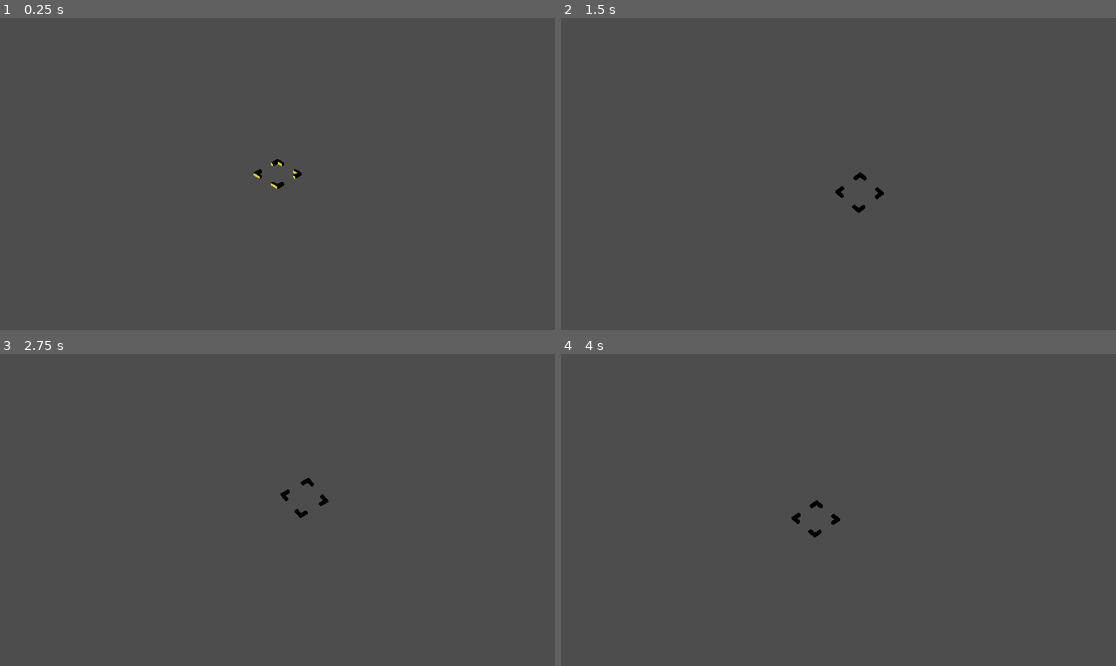
Above: before the commit, frames 1-4 (two rows, left to right).
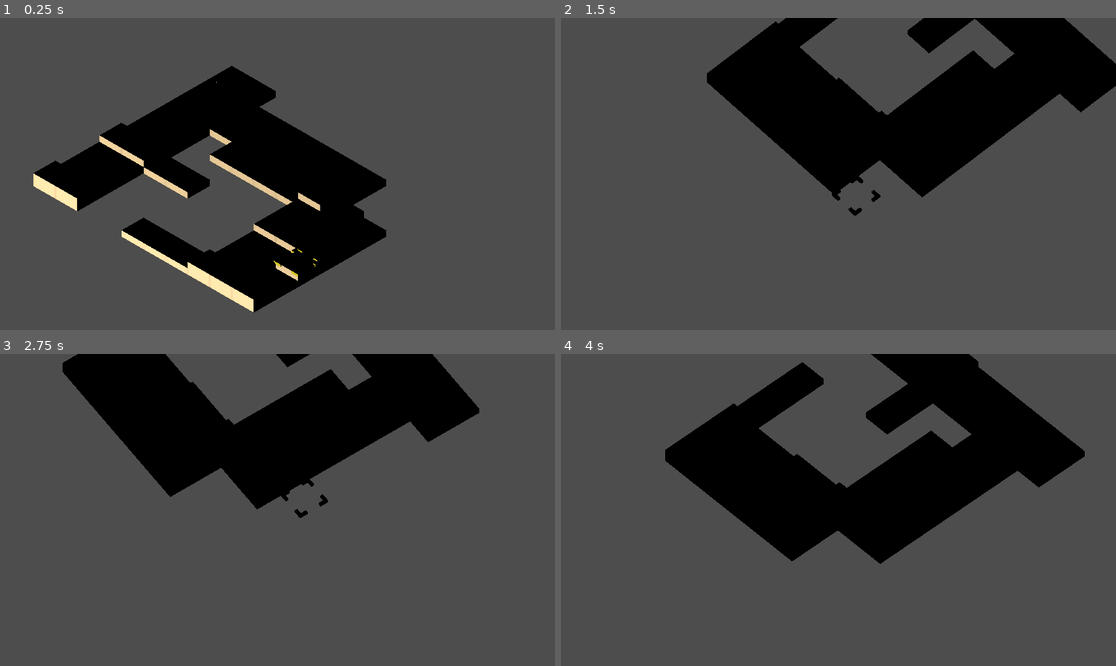
Above: after the commit, the same moments.

Repository: cyntrist/GodotTactics
Game: Godot game, scene res://Scenes/Battle.tscn
Two runs of this game, one before a commit and one after it. Both use one fixed random seed, a clock stepped at 60 frames per second and the inputs below. This scene is started directly instead of the project's main scene.
Inputs (mouse positions are in pixels of both pictures, inside the frame that each line leads up to):
- Up to frame 1 (0.25 s): no input
- Up to frame 2 (1.5 s): tap Enter (fire_1) at 0.5 s; move the mouse to (960, 158) at 0.52 s; hold D (move_right) 0.53-1.28 s; hold Right mouse button (camera_activate) 0.53-1.28 s; move the mouse to (727, 189) at 1.27 s; hold S (move_down) from 1.28 s (still down); tap K (camera_down) at 1.35 s
- Up to frame 3 (2.75 s): move the mouse to (333, 441) at 2.02 s; release S (move_down) at 2.03 s; hold D (move_right) from 2.03 s (still down); tap J (camera_left) at 2.1 s
- Up to frame 4 (4 s): move the mouse to (810, 572) at 2.77 s; release D (move_right) at 2.78 s; hold W (move_up) 2.78-3.53 s; tap L (camera_right) at 2.85 s; move the mouse to (1005, 556) at 3.52 s; hold A (move_left) from 3.53 s (still down); tap I (camera_up) at 3.6 s

The runs differ from the first frame. In frame 1, 21% of the frame differs, in the area x 6-70%, y 15-95%; in frame 2, 22%; in frame 3, 19%; in frame 4, 24%, in the area x 18-95%, y 0-68%.

Commit message:
part 4 state machine

Diff:
--- a/GodotProject/Scenes/Battle.tscn
+++ b/GodotProject/Scenes/Battle.tscn
@@ -2,17 +2,31 @@
 
 [ext_resource type="Script" uid="uid://fbg1mird7j24" path="res://Scripts/Controller/BattleController.gd" id="1_wvl2i"]
 [ext_resource type="Script" uid="uid://46x3meve2to0" path="res://Scripts/Controller/InputController.gd" id="2_2h7oj"]
+[ext_resource type="Script" uid="uid://dbhjtqwc0wiaf" path="res://Scripts/Controller/Battle States/InitBattleState.gd" id="2_8teo4"]
+[ext_resource type="Script" uid="uid://c60esj4bwtdot" path="res://Scripts/Common/State Machine/StateMachine.gd" id="2_c5ef4"]
 [ext_resource type="Script" uid="uid://dqsf58gu1fb32" path="res://Scripts/PreProduction/BoardCreator.gd" id="2_vr6xi"]
+[ext_resource type="Script" uid="uid://cgvcj6ih46syl" path="res://Scripts/Controller/Battle States/MoveTargetState.gd" id="3_c5ef4"]
 [ext_resource type="Script" uid="uid://cpd4ods38k828" path="res://Scripts/Controller/CameraController.gd" id="4_1samx"]
-[ext_resource type="Script" uid="uid://darkkl3re0sj4" path="res://Scripts/Test/test.gd" id="5_p46lj"]
 
 [node name="Battle" type="Node3D" unique_id=578672256]
 
-[node name="Battle Controller" type="Node" parent="." unique_id=925921865 node_paths=PackedStringArray("board", "inputController", "cameraController")]
+[node name="Battle Controller" type="Node" parent="." unique_id=925921865 node_paths=PackedStringArray("board", "inputController", "cameraController", "stateMachine", "startState")]
 script = ExtResource("1_wvl2i")
 board = NodePath("Board")
 inputController = NodePath("Input Controller")
 cameraController = NodePath("Camera Controller")
+stateMachine = NodePath("State Machine")
+startState = NodePath("State Machine/Init Battle State")
+
+[node name="State Machine" type="Node" parent="Battle Controller" unique_id=625778923]
+script = ExtResource("2_c5ef4")
+
+[node name="Init Battle State" type="Node" parent="Battle Controller/State Machine" unique_id=195289145 node_paths=PackedStringArray("moveTargetState")]
+script = ExtResource("2_8teo4")
+moveTargetState = NodePath("../Move Target State")
+
+[node name="Move Target State" type="Node" parent="Battle Controller/State Machine" unique_id=974689967]
+script = ExtResource("3_c5ef4")
 
 [node name="Input Controller" type="Node" parent="Battle Controller" unique_id=1517775249]
 script = ExtResource("2_2h7oj")
@@ -35,6 +49,3 @@
 transform = Transform3D(1, 0, 0, 0, 1, 0, 0, 0, 1, 0, 0, 10)
 projection = 1
 size = 10.0
-
-[node name="Test" type="Node" parent="Battle Controller" unique_id=80853708]
-script = ExtResource("5_p46lj")
--- /dev/null
+++ b/GodotProject/Scripts/Common/State Machine/State.gd
@@ -0,0 +1,17 @@
+class_name State
+extends Node
+
+func Enter():
+	AddListeners()
+
+func Exit():
+	RemoveListeners()
+
+func _exit_tree():
+	RemoveListeners()
+
+func AddListeners():
+	pass
+
+func RemoveListeners():
+	pass
--- /dev/null
+++ b/GodotProject/Scripts/Common/State Machine/StateMachine.gd
@@ -0,0 +1,16 @@
+class_name StateMachine
+extends Node
+
+var _currentState: State
+
+func ChangeState(newState: State) -> void:
+	if _currentState == newState:
+		return
+
+	if _currentState:
+		_currentState.Exit()
+
+	_currentState = newState
+
+	if _currentState:
+		_currentState.Enter()
--- /dev/null
+++ b/GodotProject/Scripts/Controller/Battle States/BattleState.gd
@@ -0,0 +1,42 @@
+extends State
+class_name BattleState
+
+var _owner: BattleController
+
+func _ready():
+	_owner = get_node("../../")
+
+func AddListeners():
+	_owner.inputController.cameraZoomEvent.connect(Zoom)
+	_owner.inputController.cameraRotateEvent.connect(Orbit)
+	_owner.inputController.moveEvent.connect(OnMove)
+	_owner.inputController.fireEvent.connect(OnFire)
+	_owner.inputController.quitEvent.connect(OnQuit)
+
+func RemoveListeners():
+	_owner.inputController.cameraZoomEvent.disconnect(Zoom)
+	_owner.inputController.cameraRotateEvent.disconnect(Orbit)
+	_owner.inputController.moveEvent.disconnect(OnMove)
+	_owner.inputController.fireEvent.disconnect(OnFire)
+	_owner.inputController.quitEvent.disconnect(OnQuit)
+
+func OnMove(e:Vector2i):
+	pass
+
+func OnFire(e:int):
+	pass
+
+func SelectTile(p:Vector2i):
+	if _owner.board.pos == p:
+		return
+
+	_owner.board.pos = p
+
+func OnQuit():
+	get_tree().quit()
+
+func Zoom(scroll: int):
+	pass
+
+func Orbit(direction: Vector2):
+	pass
--- /dev/null
+++ b/GodotProject/Scripts/Controller/Battle States/InitBattleState.gd
@@ -0,0 +1,17 @@
+extends BattleState
+@export var moveTargetState: State
+
+func Enter():
+	super()
+	Init()
+
+func Init():
+	var saveFile = _owner.board.savePath + _owner.board.fileName
+	_owner.board.LoadMap(saveFile)
+
+	var p:Vector2i = _owner.board.tiles.keys()[0]
+	SelectTile(p)
+
+	_owner.cameraController.setFollow(_owner.board.marker)
+
+	_owner.stateMachine.ChangeState(moveTargetState)
--- /dev/null
+++ b/GodotProject/Scripts/Controller/Battle States/MoveTargetState.gd
@@ -0,0 +1,14 @@
+extends BattleState
+
+func OnMove(e:Vector2i):
+	var rotatedPoint = _owner.cameraController.AdjustedMovement(e)
+	SelectTile(rotatedPoint + _owner.board.pos)
+
+func OnFire(e:int):
+	print("Fire: " + str(e))
+
+func Zoom(scroll: int):
+	_owner.cameraController.Zoom(scroll)
+
+func Orbit(direction: Vector2):
+	_owner.cameraController.Orbit(direction)
--- a/GodotProject/Scripts/Controller/BattleController.gd
+++ b/GodotProject/Scripts/Controller/BattleController.gd
@@ -4,3 +4,8 @@
 @export var board: BoardCreator
 @export var inputController: InputController
 @export var cameraController: CameraController
+@export var stateMachine: StateMachine
+@export var startState: State
+
+func _ready():
+	stateMachine.ChangeState(startState)
--- a/GodotProject/Scripts/Controller/CameraController.gd
+++ b/GodotProject/Scripts/Controller/CameraController.gd
@@ -1,7 +1,6 @@
 extends Node
 class_name CameraController
 
-var _owner: BattleController
 @export var _followSpeed: float = 3.0
 var _follow: Node3D
 
@@ -11,22 +10,6 @@
 
 var _minPitch = -90
 var _maxPitch = 0
-
-func _ready():
-	_owner = get_node("../")
-	Zoom(0)
-	AddListeners()
-
-func _exit_tree():
-	RemoveListeners()
-
-func AddListeners():
-	_owner.inputController.cameraZoomEvent.connect(Zoom)
-	_owner.inputController.cameraRotateEvent.connect(Orbit)
-
-func RemoveListeners():
-	_owner.inputController.cameraZoomEvent.disconnect(Zoom)
-	_owner.inputController.cameraRotateEvent.disconnect(Orbit)
 
 func Zoom(scroll: int):
 	_zoom = clamp(_zoom + scroll,_minZoom, _maxZoom )
--- a/GodotProject/Scripts/Test/test.gd
+++ /dev/null
@@ -1,35 +0,0 @@
-extends Node
-
-var _owner: BattleController
-
-func _ready():
-	_owner = get_node("../")
-
-	var saveFile = _owner.board.savePath + _owner.board.fileName
-	_owner.board.LoadMap(saveFile)
-
-	AddListeners()
-	_owner.cameraController.setFollow(_owner.board.marker)
-
-func _exit_tree():
-	RemoveListeners()
-
-func AddListeners():
-	_owner.inputController.moveEvent.connect(OnMove)
-	_owner.inputController.fireEvent.connect(OnFire)
-	_owner.inputController.quitEvent.connect(OnQuit)
-
-func RemoveListeners():
-	_owner.inputController.moveEvent.disconnect(OnMove)
-	_owner.inputController.fireEvent.disconnect(OnFire)
-	_owner.inputController.quitEvent.disconnect(OnQuit)
-
-func OnFire(e:int):
-	print("Fire: " + str(e))
-
-func OnQuit():
-	get_tree().quit()
-
-func OnMove(e:Vector2i):
-	var rotatedPoint = _owner.cameraController.AdjustedMovement(e)
-	_owner.board.pos += rotatedPoint
Binary file added: GodotProject/Data/Levels/defaultMap.txt
Not shown, added: GodotProject/Scripts/Common/State Machine/State.gd.uid
Not shown, added: GodotProject/Scripts/Common/State Machine/StateMachine.gd.uid
Not shown, added: GodotProject/Scripts/Controller/Battle States/BattleState.gd.uid
Not shown, added: GodotProject/Scripts/Controller/Battle States/InitBattleState.gd.uid
Not shown, added: GodotProject/Scripts/Controller/Battle States/MoveTargetState.gd.uid
Not shown, removed: GodotProject/Scripts/Test/test.gd.uid
